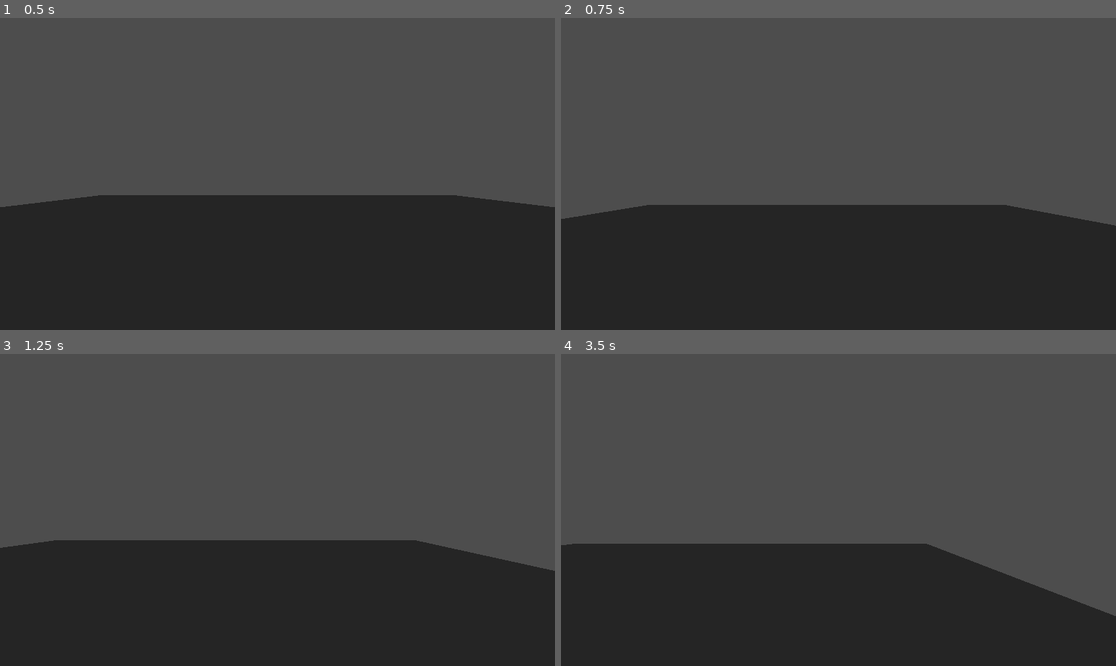
Above: before the commit, frames 1-4 (two rows, left to right).
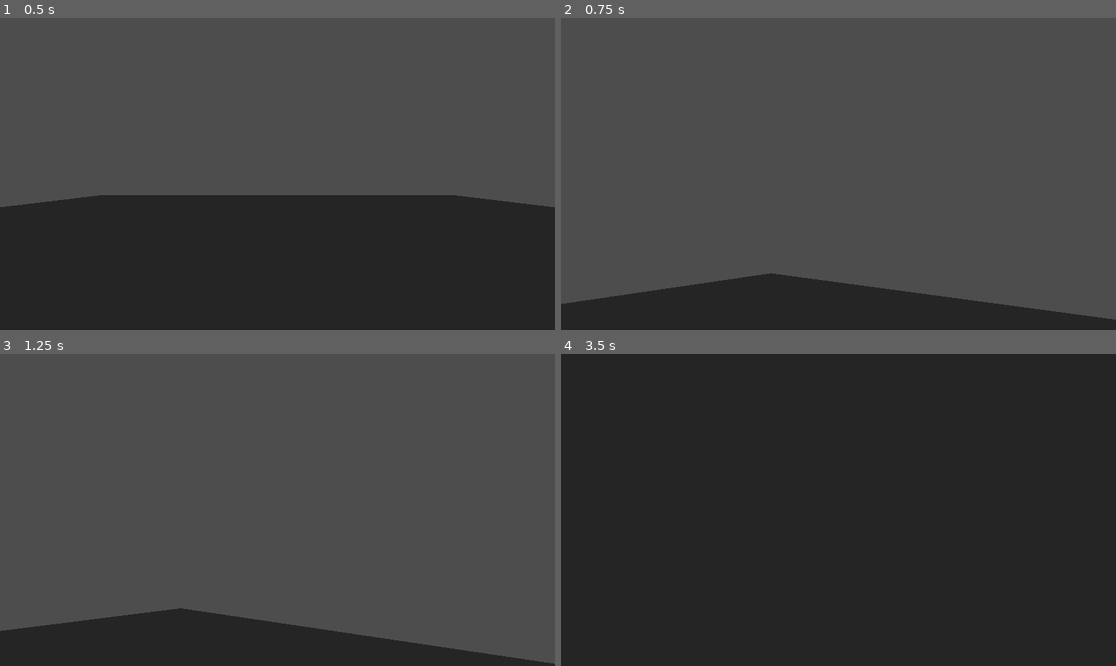
Above: after the commit, the same moments.

Repository: BlackBrad/network-ninja
Game: Godot game, scene res://scenes/test_level.tscn
The game is run twice, just before and just after one commit, with the same random seed, the same clock (stepped at 60 frames per second) and the same inputs.
Inputs (mouse positions are in pixels of both pictures, inside the frame that each line leads up to):
- Up to frame 1 (0.5 s): no input
- Up to frame 2 (0.75 s): tap Enter (ui_accept) at 0.5 s; move the mouse to (960, 158) at 0.52 s; hold D (move_right) from 0.53 s (still down)
- Up to frame 3 (1.25 s): keep holding D (move_right); tap Enter (ui_accept) at 0.77 s
- Up to frame 4 (3.5 s): move the mouse to (727, 525) at 1.27 s; release D (move_right) at 1.28 s; hold S (move_backward) 1.28-2.03 s; tap Enter (ui_accept) at 1.52, 3.02 s; move the mouse to (894, 441) at 2.02 s; hold D (move_right) 2.03-2.78 s; move the mouse to (810, 572) at 2.77 s; hold W (move_forward) from 2.78 s (still down)

Frame 1 is identical in both runs. In frame 2, 27% of the frame differs, in the area x 0-100%, y 59-97%; in frame 3, 28%; in frame 4, 65%, in the area x 0-100%, y 0-84%.

Commit message:
Add player mouse look

Diff:
--- a/scripts/player.gd
+++ b/scripts/player.gd
@@ -3,10 +3,20 @@
 
 const SPEED = 5.0
 const JUMP_VELOCITY = 4.5
+const MOUSE_SENSITIVITY = 0.01
 
 # Get the gravity from the project settings to be synced with RigidBody nodes.
 var gravity = ProjectSettings.get_setting("physics/3d/default_gravity")
 
+func _ready():
+	Input.set_mouse_mode(Input.MOUSE_MODE_CAPTURED)
+
+func _input(event):
+	if event is InputEventMouseMotion and Input.get_mouse_mode() == Input.MOUSE_MODE_CAPTURED:
+		self.rotate_y(-event.relative.x * MOUSE_SENSITIVITY)
+
+		var camera = $Pivot/Camera3D
+		camera.rotation.x = clamp(camera.rotation.x - event.relative.y * MOUSE_SENSITIVITY, -0.5 * PI, 0.5 * PI)
 
 func _physics_process(delta):
 	# Add the gravity.
